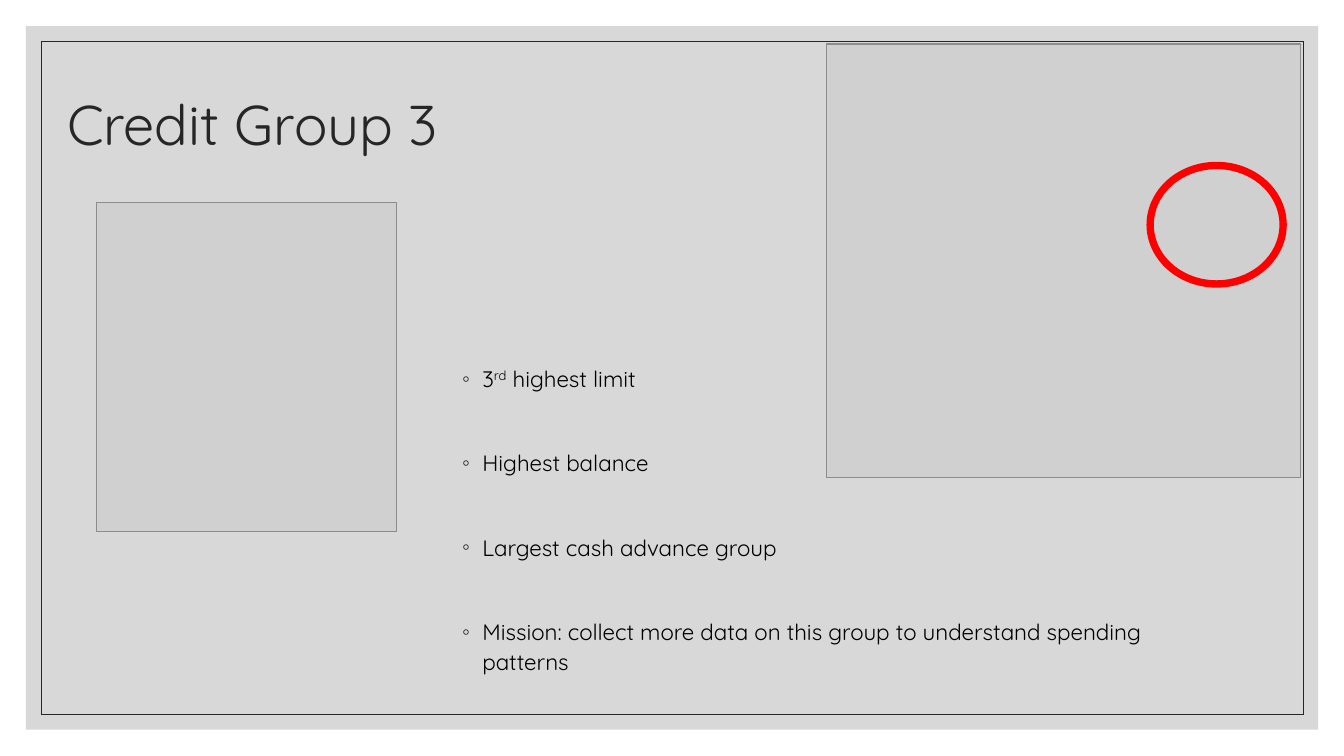
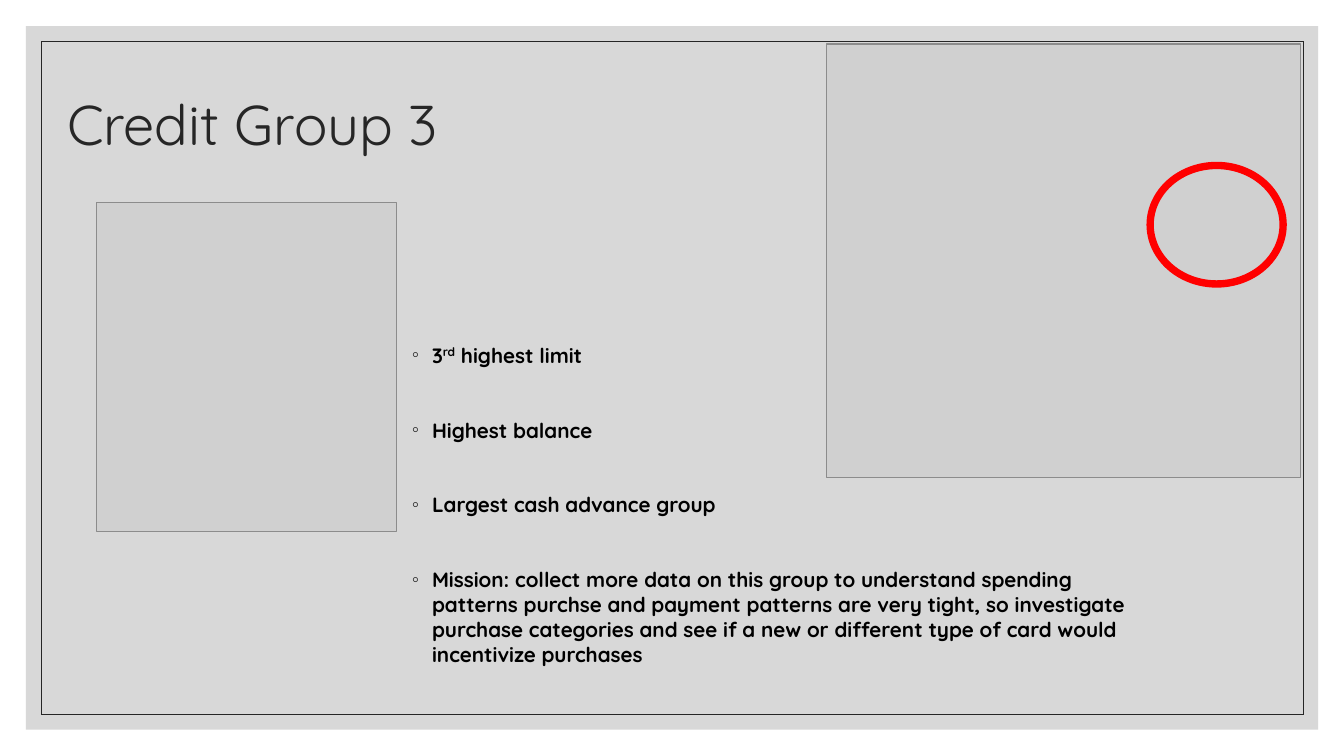
Before and after one commit to ssimmons9212/FedEX, a slide deck: slide 7 of Presentation/Fedex interview Round 2.pptx. Drawn at 1344x756 pixels with LibreOffice and Linux fonts; fonts in the diff are those of the drawing; grey boxes stand for pictures. Boxes give left, top, right and bottom in pixels: in the first picture for what was removed or moved away, otherwise in the second. Text is boxed around its words. In the diff, an @@ line names an element or a change of style, - is before the commit and + after.

```diff
--- a/Presentation/Fedex interview Round 2.pptx
+++ b/Presentation/Fedex interview Round 2.pptx
@@ text "3rd highest limit": place and size @@
-text "3rd highest limit" at <box>482,370,1141,675</box>
+text "3rd highest limit" at <box>432,347,1125,666</box>
@@ text at <box>432,347,715,516</box>: size 16 to 14.8 pt, bold on in "3rd highest limit", "Highest balance", "Largest cash advance group"; line spacing 1.1 to 1 @@
@@ text at <box>432,571,1125,666</box>: text changed; size 16 to 14.8 pt; bold on @@
-◦ Mission: collect more data on this group to understand spending patterns
+◦ Mission: collect more data on this group to understand spending patterns purchse and payment patterns are very tight, so investigate purchase categories and see if a new or different type of card would incentivize purchases
```
Also in this commit, not shown: 5 other slides changed, 1 slide added, 1 slide removed.
